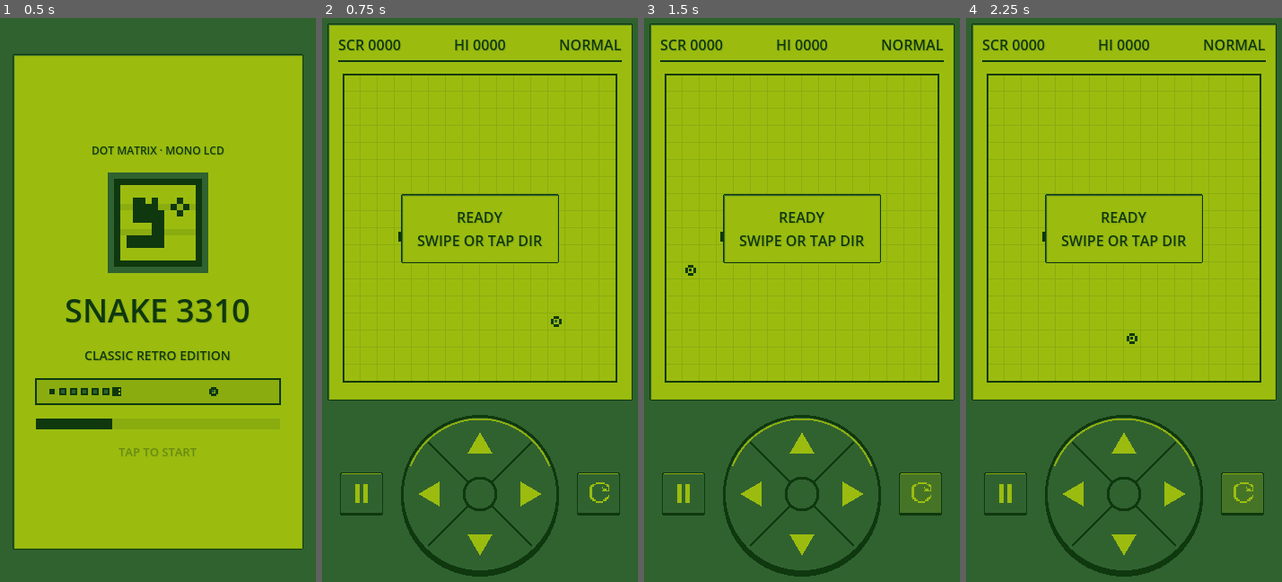
Above: before the commit, frames 1-4 (left to right).
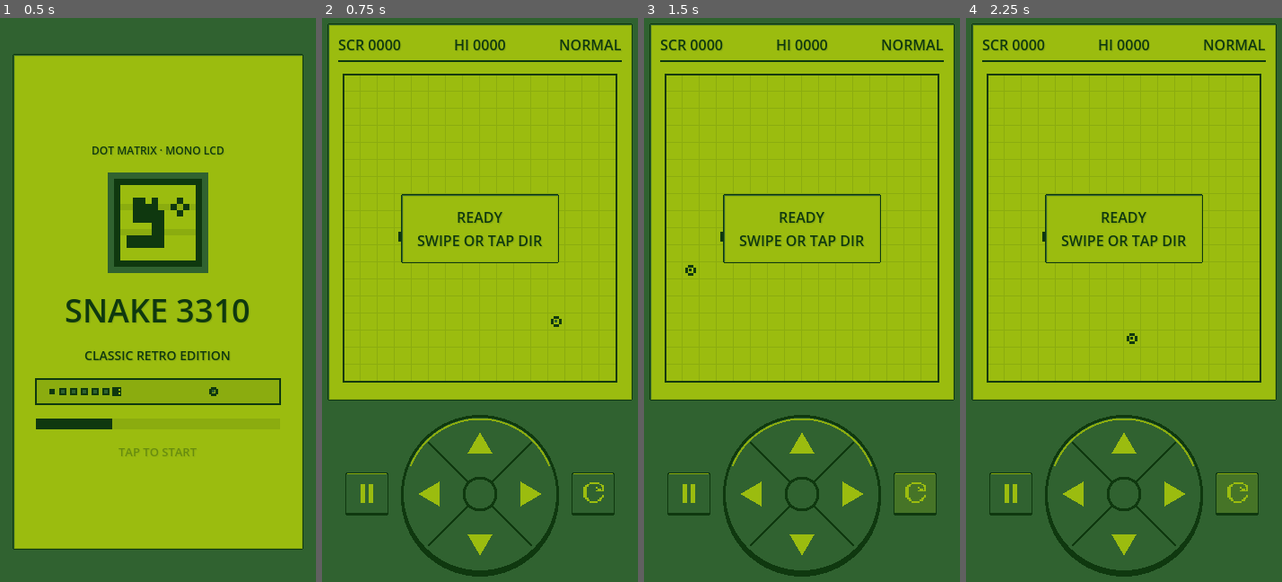
Above: after the commit, the same moments.

Repository: wiwiwinter/snake-3310-game
Game: Godot game, scene res://scenes/main/main.tscn
Two runs of this game, one before a commit and one after it. Both use one fixed random seed, a clock stepped at 60 frames per second and the inputs below.
Inputs (mouse positions are in pixels of both pictures, inside the frame that each line leads up to; where the layout moved, square brackets give the same spot in the first picture):
- Up to frame 1 (0.5 s): no input
- Up to frame 2 (0.75 s): tap Enter (ui_accept) at 0.5 s; move the mouse to (549, 271) at 0.52 s; hold Right (move_right) from 0.53 s (still down); click (549, 271) at 0.67 s
- Up to frame 3 (1.5 s): tap Enter (ui_accept) at 0.77 s; release Right (move_right) at 1.25 s; click (915, 491) [922, 491] at 1.25 s
- Up to frame 4 (2.25 s): click (1237, 491) [1244, 491] at 2 s

Frame 1 is identical in both runs. In frame 2, 0.5% of the frame differs, in the area x 5-95%, y 80-89%; in frame 3, 0.5%; in frame 4, 0.5%.

Commit message:
feat(settings): add adjustable D-pad size (Small, Medium, Large) with adaptive LCD resize

Diff:
--- a/scenes/game/game_scene.tscn
+++ b/scenes/game/game_scene.tscn
@@ -236,9 +236,10 @@
 text = "MAIN MENU"
 
 [node name="KeypadDeck" type="HBoxContainer" parent="SafeMargin/MainColumn"]
+unique_name_in_owner = true
 custom_minimum_size = Vector2(0, 192)
 layout_mode = 2
-theme_override_constants/separation = 16
+theme_override_constants/separation = 10
 alignment = 1
 
 [node name="PauseWrap" type="CenterContainer" parent="SafeMargin/MainColumn/KeypadDeck"]
--- a/scenes/settings/settings_screen.tscn
+++ b/scenes/settings/settings_screen.tscn
@@ -44,7 +44,7 @@
 
 [node name="Layout" type="VBoxContainer" parent="Margin/LcdFrame/InnerMargin"]
 layout_mode = 2
-theme_override_constants/separation = 14
+theme_override_constants/separation = 10
 alignment = 1
 
 [node name="Title" type="Label" parent="Margin/LcdFrame/InnerMargin/Layout"]
@@ -60,53 +60,60 @@
 
 [node name="DifficultyButton" type="Button" parent="Margin/LcdFrame/InnerMargin/Layout"]
 unique_name_in_owner = true
-custom_minimum_size = Vector2(0, 48)
+custom_minimum_size = Vector2(0, 44)
 layout_mode = 2
-theme_override_font_sizes/font_size = 16
+theme_override_font_sizes/font_size = 15
 text = "SPEED: NORMAL"
 
 [node name="WallsButton" type="Button" parent="Margin/LcdFrame/InnerMargin/Layout"]
 unique_name_in_owner = true
-custom_minimum_size = Vector2(0, 48)
+custom_minimum_size = Vector2(0, 44)
 layout_mode = 2
-theme_override_font_sizes/font_size = 16
+theme_override_font_sizes/font_size = 15
 text = "WALLS: SOLID"
 
 [node name="DpadButton" type="Button" parent="Margin/LcdFrame/InnerMargin/Layout"]
 unique_name_in_owner = true
-custom_minimum_size = Vector2(0, 48)
+custom_minimum_size = Vector2(0, 44)
 layout_mode = 2
-theme_override_font_sizes/font_size = 16
+theme_override_font_sizes/font_size = 15
 text = "D-PAD: CIRCLE"
+
+[node name="DpadSizeButton" type="Button" parent="Margin/LcdFrame/InnerMargin/Layout"]
+unique_name_in_owner = true
+custom_minimum_size = Vector2(0, 44)
+layout_mode = 2
+theme_override_font_sizes/font_size = 15
+text = "PAD SIZE: MEDIUM"
 
 [node name="ThemeButton" type="Button" parent="Margin/LcdFrame/InnerMargin/Layout"]
 unique_name_in_owner = true
-custom_minimum_size = Vector2(0, 48)
+custom_minimum_size = Vector2(0, 44)
 layout_mode = 2
-theme_override_font_sizes/font_size = 16
+theme_override_font_sizes/font_size = 15
 text = "THEME: NOKIA GREEN"
 
 [node name="SfxButton" type="Button" parent="Margin/LcdFrame/InnerMargin/Layout"]
 unique_name_in_owner = true
-custom_minimum_size = Vector2(0, 48)
+custom_minimum_size = Vector2(0, 44)
 layout_mode = 2
-theme_override_font_sizes/font_size = 16
+theme_override_font_sizes/font_size = 15
 text = "SFX: ON"
 
 [node name="MusicButton" type="Button" parent="Margin/LcdFrame/InnerMargin/Layout"]
 unique_name_in_owner = true
-custom_minimum_size = Vector2(0, 48)
+custom_minimum_size = Vector2(0, 44)
 layout_mode = 2
-theme_override_font_sizes/font_size = 16
+theme_override_font_sizes/font_size = 15
 text = "MUSIC: ON"
 
 [node name="Spacer" type="Control" parent="Margin/LcdFrame/InnerMargin/Layout"]
-custom_minimum_size = Vector2(0, 8)
+custom_minimum_size = Vector2(0, 4)
 layout_mode = 2
 
 [node name="BackButton" type="Button" parent="Margin/LcdFrame/InnerMargin/Layout"]
 unique_name_in_owner = true
-custom_minimum_size = Vector2(0, 48)
+custom_minimum_size = Vector2(0, 44)
 layout_mode = 2
-theme_override_font_sizes/font_size = 16
+theme_override_font_sizes/font_size = 15
 text = "BACK"
--- a/scripts/core/game_config.gd
+++ b/scripts/core/game_config.gd
@@ -104,6 +104,24 @@
 	Difficulty.HARD: "HARD",
 }
 
+enum DpadSize {
+	SMALL,
+	MEDIUM,
+	LARGE,
+}
+
+const DPAD_SIZES: Dictionary = {
+	DpadSize.SMALL: 148,
+	DpadSize.MEDIUM: 184,
+	DpadSize.LARGE: 216,
+}
+
+const DPAD_SIZE_NAMES: Dictionary = {
+	DpadSize.SMALL: "SMALL",
+	DpadSize.MEDIUM: "MEDIUM",
+	DpadSize.LARGE: "LARGE",
+}
+
 # Default initial placement for Phase 2 rendering & new game resets
 const INITIAL_SNAKE_CELLS: Array[Vector2i] = [
 	Vector2i(6, 10),
@@ -121,3 +139,11 @@
 
 static func get_difficulty_name(difficulty: Difficulty) -> String:
 	return str(DIFFICULTY_NAMES.get(difficulty, "NORMAL"))
+
+
+static func get_dpad_pixels(dpad_size: DpadSize) -> int:
+	return int(DPAD_SIZES.get(dpad_size, 184))
+
+
+static func get_dpad_size_name(dpad_size: DpadSize) -> String:
+	return str(DPAD_SIZE_NAMES.get(dpad_size, "MEDIUM"))
--- a/scripts/gameplay/game_scene.gd
+++ b/scripts/gameplay/game_scene.gd
@@ -23,6 +23,7 @@
 @onready var play_again_button: Button = %PlayAgainButton
 @onready var game_over_menu_button: Button = %GameOverMenuButton
 
+@onready var keypad_deck: HBoxContainer = %KeypadDeck
 @onready var pause_button: Button = %PauseButton
 @onready var restart_button: Button = %RestartButton
 @onready var circular_dpad: CircularDpad = %CircularDpad
@@ -313,6 +314,10 @@
 	high_score_label.text = "HI %04d" % score_manager.high_score
 	difficulty_label.text = GameConfig.get_difficulty_name(score_manager.difficulty)
 	if circular_dpad != null:
+		var pad_px: int = GameConfig.get_dpad_pixels(score_manager.dpad_size)
+		circular_dpad.custom_minimum_size = Vector2(pad_px, pad_px)
+		if keypad_deck != null:
+			keypad_deck.custom_minimum_size = Vector2(0, pad_px + 8)
 		circular_dpad.set_classic_style(score_manager.classic_dpad)
 
 	ready_overlay.visible = (session.state == SnakeGameSession.State.READY)
--- a/scripts/managers/score_manager.gd
+++ b/scripts/managers/score_manager.gd
@@ -13,6 +13,7 @@
 var sfx_enabled: bool = true
 var music_enabled: bool = true
 var classic_dpad: bool = false
+var dpad_size: GameConfig.DpadSize = GameConfig.DpadSize.MEDIUM
 var color_theme: GameConfig.ColorTheme = GameConfig.ColorTheme.NOKIA_GREEN
 
 var _difficulty_high_scores: Dictionary = {
@@ -80,6 +81,13 @@
 	save_data()
 
 
+func set_dpad_size(new_size: GameConfig.DpadSize) -> void:
+	if new_size not in GameConfig.DPAD_SIZES:
+		return
+	dpad_size = new_size
+	save_data()
+
+
 func set_color_theme(new_theme: GameConfig.ColorTheme) -> void:
 	if new_theme not in GameConfig.COLOR_THEMES:
 		return
@@ -106,6 +114,7 @@
 	config.set_value(SECTION_SETTINGS, "sfx_enabled", sfx_enabled)
 	config.set_value(SECTION_SETTINGS, "music_enabled", music_enabled)
 	config.set_value(SECTION_SETTINGS, "classic_dpad", classic_dpad)
+	config.set_value(SECTION_SETTINGS, "dpad_size", int(dpad_size))
 	config.set_value(SECTION_SETTINGS, "color_theme", int(color_theme))
 	return config.save(save_path)
 
@@ -130,6 +139,11 @@
 	sfx_enabled = bool(config.get_value(SECTION_SETTINGS, "sfx_enabled", true))
 	music_enabled = bool(config.get_value(SECTION_SETTINGS, "music_enabled", true))
 	classic_dpad = bool(config.get_value(SECTION_SETTINGS, "classic_dpad", false))
+	var saved_pad_size: int = int(config.get_value(SECTION_SETTINGS, "dpad_size", int(GameConfig.DpadSize.MEDIUM)))
+	if saved_pad_size in GameConfig.DPAD_SIZES:
+		dpad_size = saved_pad_size as GameConfig.DpadSize
+	else:
+		dpad_size = GameConfig.DpadSize.MEDIUM
 	var saved_theme: int = int(config.get_value(SECTION_SETTINGS, "color_theme", int(GameConfig.ColorTheme.NOKIA_GREEN)))
 	if saved_theme in GameConfig.COLOR_THEMES:
 		color_theme = saved_theme as GameConfig.ColorTheme
--- a/scripts/ui/settings_screen.gd
+++ b/scripts/ui/settings_screen.gd
@@ -9,6 +9,7 @@
 @onready var difficulty_button: Button = %DifficultyButton
 @onready var walls_button: Button = %WallsButton
 @onready var dpad_button: Button = %DpadButton
+@onready var dpad_size_button: Button = %DpadSizeButton
 @onready var theme_button: Button = %ThemeButton
 @onready var sfx_button: Button = %SfxButton
 @onready var music_button: Button = %MusicButton
@@ -21,6 +22,7 @@
 	difficulty_button.pressed.connect(_on_cycle_difficulty)
 	walls_button.pressed.connect(_on_toggle_walls)
 	dpad_button.pressed.connect(_on_toggle_dpad)
+	dpad_size_button.pressed.connect(_on_cycle_dpad_size)
 	theme_button.pressed.connect(_on_cycle_theme)
 	sfx_button.pressed.connect(_on_toggle_sfx)
 	music_button.pressed.connect(_on_toggle_music)
@@ -33,6 +35,7 @@
 	LcdTheme.apply_pixel_button(difficulty_button, LcdTheme.ButtonVariant.LCD_PRIMARY)
 	LcdTheme.apply_pixel_button(walls_button, LcdTheme.ButtonVariant.LCD_PRIMARY)
 	LcdTheme.apply_pixel_button(dpad_button, LcdTheme.ButtonVariant.LCD_PRIMARY)
+	LcdTheme.apply_pixel_button(dpad_size_button, LcdTheme.ButtonVariant.LCD_PRIMARY)
 	LcdTheme.apply_pixel_button(theme_button, LcdTheme.ButtonVariant.LCD_PRIMARY)
 	LcdTheme.apply_pixel_button(sfx_button, LcdTheme.ButtonVariant.LCD_PRIMARY)
 	LcdTheme.apply_pixel_button(music_button, LcdTheme.ButtonVariant.LCD_PRIMARY)
@@ -80,6 +83,14 @@
 	_update_labels()
 
 
+func _on_cycle_dpad_size() -> void:
+	if _score_manager == null:
+		return
+	var next_size: int = (int(_score_manager.dpad_size) + 1) % GameConfig.DPAD_SIZES.size()
+	_score_manager.set_dpad_size(next_size as GameConfig.DpadSize)
+	_update_labels()
+
+
 func _on_cycle_theme() -> void:
 	if _score_manager == null:
 		return
@@ -111,6 +122,7 @@
 	difficulty_button.text = "SPEED: %s" % GameConfig.get_difficulty_name(_score_manager.difficulty)
 	walls_button.text = "WALLS: %s" % ("WRAP" if _score_manager.wrap_walls else "SOLID")
 	dpad_button.text = "D-PAD: %s" % ("CLASSIC" if _score_manager.classic_dpad else "CIRCLE")
+	dpad_size_button.text = "PAD SIZE: %s" % GameConfig.get_dpad_size_name(_score_manager.dpad_size)
 	theme_button.text = "THEME: %s" % GameConfig.get_color_theme_name(_score_manager.color_theme)
 	sfx_button.text = "SFX: %s" % ("ON" if _score_manager.sfx_enabled else "OFF")
 	music_button.text = "MUSIC: %s" % ("ON" if _score_manager.music_enabled else "OFF")
--- a/tests/test_phase6_ui.gd
+++ b/tests/test_phase6_ui.gd
@@ -80,6 +80,7 @@
 	mgr.set_sfx_enabled(false)
 	mgr.set_music_enabled(false)
 	mgr.set_classic_dpad(true)
+	mgr.set_dpad_size(GameConfig.DpadSize.LARGE)
 	mgr.set_color_theme(GameConfig.ColorTheme.AMBER_LCD)
 
 	var reloaded := ScoreManager.new(TEST_SAVE_PATH)
@@ -87,6 +88,7 @@
 	_assert_true(reloaded.sfx_enabled == false, "sfx_enabled=false must persist")
 	_assert_true(reloaded.music_enabled == false, "music_enabled=false must persist")
 	_assert_true(reloaded.classic_dpad == true, "classic_dpad=true must persist")
+	_assert_true(reloaded.dpad_size == GameConfig.DpadSize.LARGE, "dpad_size=LARGE must persist")
 	_assert_true(reloaded.color_theme == GameConfig.ColorTheme.AMBER_LCD, "color_theme=AMBER_LCD must persist")
 
 
@@ -195,6 +197,7 @@
 		main_node.settings_screen.difficulty_button,
 		main_node.settings_screen.walls_button,
 		main_node.settings_screen.dpad_button,
+		main_node.settings_screen.dpad_size_button,
 		main_node.settings_screen.theme_button,
 		main_node.settings_screen.sfx_button,
 		main_node.settings_screen.music_button,
--- a/tests/test_phase8_integration.gd
+++ b/tests/test_phase8_integration.gd
@@ -63,12 +63,16 @@
 		Vector2(412, 915),  # Modern tall Android
 	]
 	main_node.show_game()
-	for vp in viewports:
-		main_node.size = vp
-		main_node.game_scene.size = vp
-		var min_sz: Vector2 = main_node.game_scene.get_combined_minimum_size()
-		_assert_true(min_sz.x <= vp.x, "GameScene min width %.1f must fit viewport width %.1f" % [min_sz.x, vp.x])
-		_assert_true(min_sz.y <= vp.y, "GameScene min height %.1f must fit viewport height %.1f" % [min_sz.y, vp.y])
+	for pad_sz in [GameConfig.DpadSize.SMALL, GameConfig.DpadSize.MEDIUM, GameConfig.DpadSize.LARGE]:
+		main_node.score_manager.set_dpad_size(pad_sz)
+		main_node.game_scene.start_new_game(false)
+		for vp in viewports:
+			main_node.size = vp
+			main_node.game_scene.size = vp
+			var min_sz: Vector2 = main_node.game_scene.get_combined_minimum_size()
+			_assert_true(min_sz.x <= vp.x, "GameScene min width %.1f must fit viewport width %.1f (pad=%d)" % [min_sz.x, vp.x, pad_sz])
+			_assert_true(min_sz.y <= vp.y, "GameScene min height %.1f must fit viewport height %.1f (pad=%d)" % [min_sz.y, vp.y, pad_sz])
+	main_node.score_manager.set_dpad_size(GameConfig.DpadSize.MEDIUM)
 
 
 func _test_adaptive_grid_sizing() -> void:
